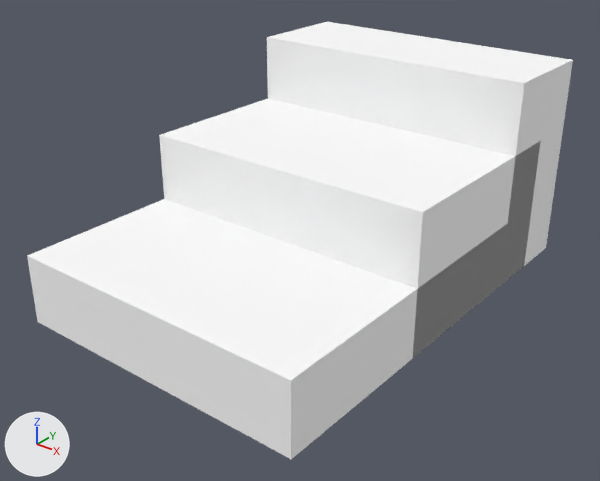
An edit to the glTF model games/yorimichi/assets/belmonte/meshes/SM_BM_BE_MountingBlock.glb, drawn before and after from the same camera.
One viewpoint serves both versions: a 50 mm lens placed at (1.639, -2.325, 1.467), pointed at (0.014, -0.293, 0.208). Arrows for +X, +Y and +Z are at lower left; the lights stay in place. The older version comes first. Vertices at exactly the same position are counted once.

Names of what the first picture shows: 'SM_BM_BE_MountingBlock'.
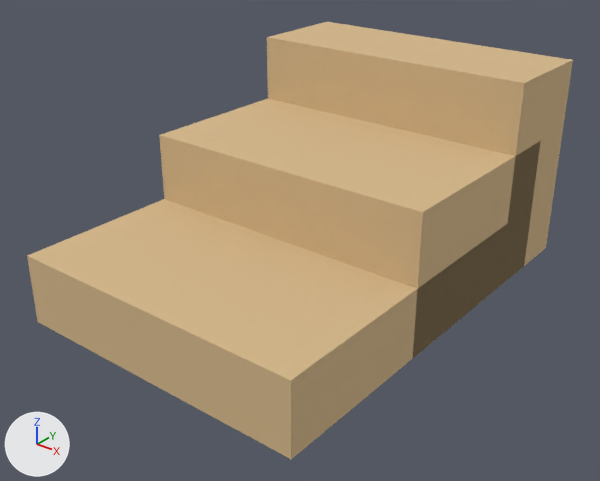
What differs and where, as boxes [x1, y1, x2, y2] in the pictures (600 x 481 px):
part 1 of me_sm_be_mountingblock, recoloured (white to beige)
    both: [27, 22, 573, 459]

The change, as a list of edits to the scene's bpy script:
```text
Change me_sm_be_mountingblock:
    where me_sm_be_mountingblock.from_pydata(...)  # 47 vertices, 76 faces; spans x -0.55..0.55, y -1.0..0.6, z 0.0..0.75
    used by ob_sm_bm_be_mountingblock; location = (0.0, 0.0, 0.0)
    me_sm_be_mountingblock part 1: 76 faces centred in x -0.55..0.55, y -1.0..0.6, z 0.08..0.75 are repainted in the vertex colours; the middle colour goes from white #ffffff to beige #d6b88a
```
